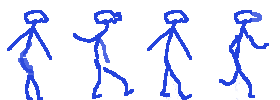
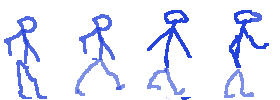
Layer changes from the first 280px x 100px image to the second:
painted on "cuadro 4" over box(219, 68, 255, 100)
painted on "cuadro 3" over box(147, 58, 192, 97)
painted on "cuadro 2" over box(73, 10, 134, 99)
painted on "cuadro 1" over box(4, 10, 52, 100)
